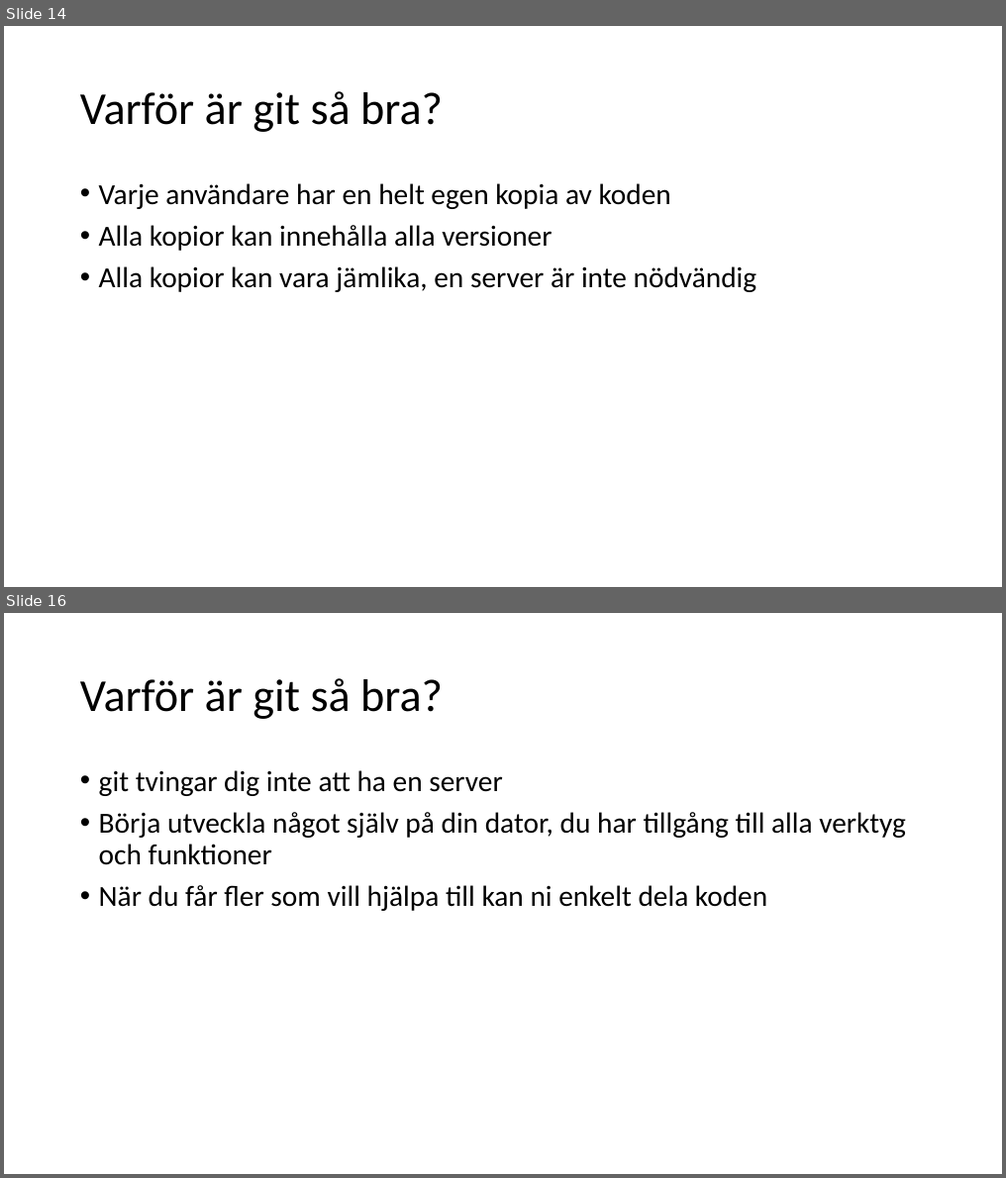
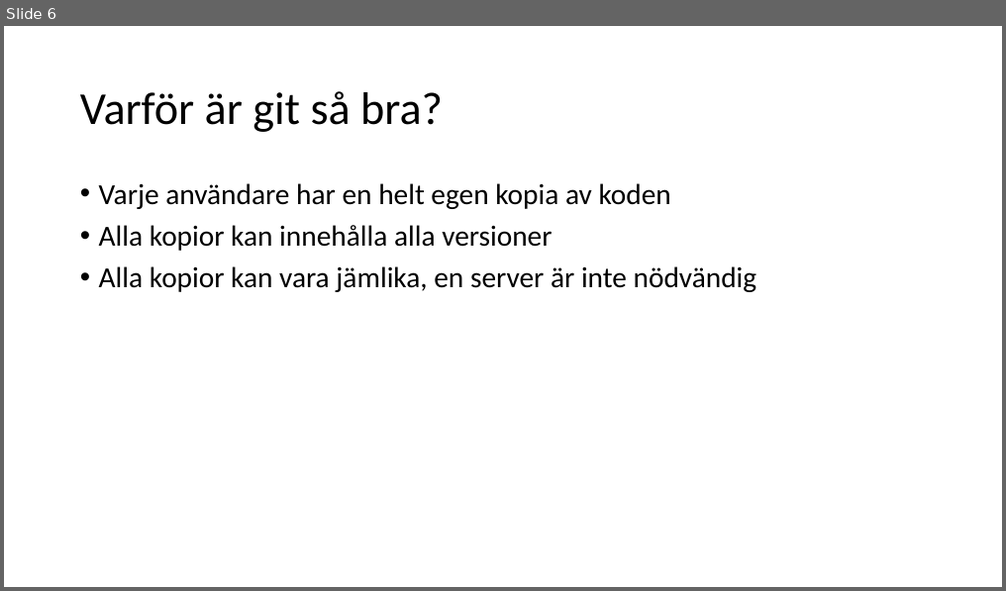
Before and after one commit to Rnqst/Lexicon-PRG122-gavle-2022, a slide deck: prg122 tisdag.odp. Shown one above the other, each under a label of ours: slides 14 and 16 before the commit, slide 6 after it; the slides between them are not shown. The pictures are 1006x1178 and 1006x591 pixels, drawn with LibreOffice and Linux fonts; fonts in the diff are those of the drawing. Boxes give left, top, right and bottom in pixels: in the first picture for what was removed or moved away, otherwise in the second. Text is boxed around its words. In the diff, an @@ line names an element or a change of style, - is before the commit and + after.

Commit message:
hemuppgifter och självstudier
de utlovade filerna för tisdag och onsdag

```diff
--- a/prg122 tisdag.odp
+++ b/prg122 tisdag.odp
@@ slide 16 removed at [4, 613, 1002, 1174], background #FFFFFF @@
@@ title removed at [80, 678, 443, 719] @@
-Varför är git så bra?
@@ text removed at [99, 770, 906, 911] @@
-• git tvingar dig inte att ha en server
-• Börja utveckla något själv på din dator, du har tillgång till alla verktyg och funktioner
-• När du får fler som vill hjälpa till kan ni enkelt dela koden
@@ what was slide 14 is now slide 6 @@
```
Also in this commit, not shown: 10 slides changed, 18 slides added, 17 other slides removed, 8 other files.
